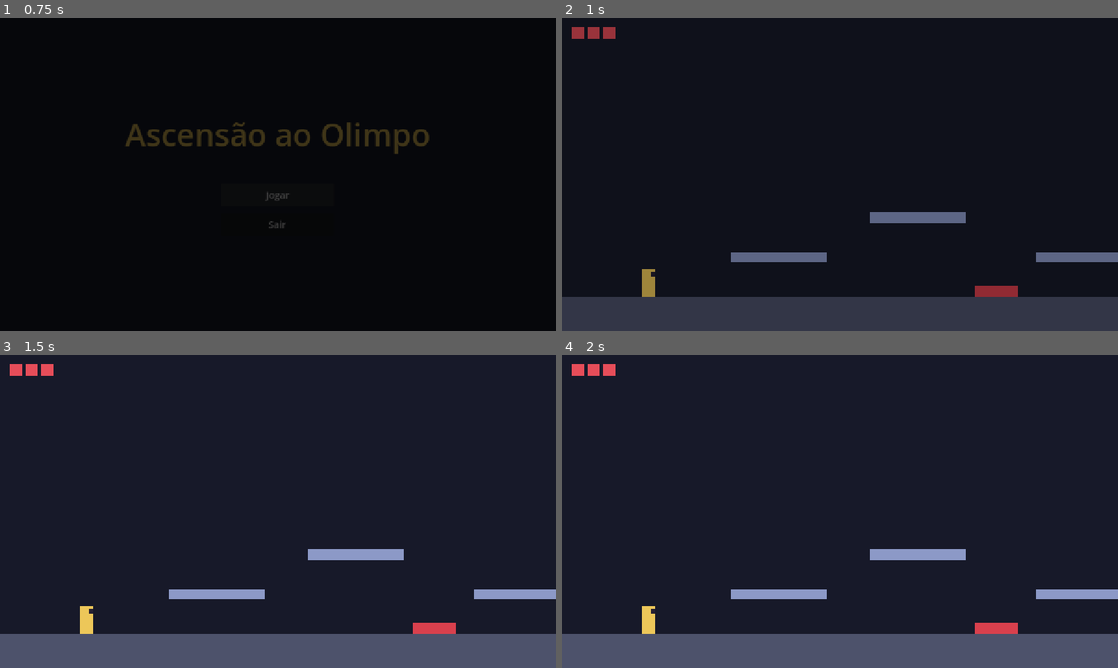
Above: before the commit, frames 1-4 (two rows, left to right).
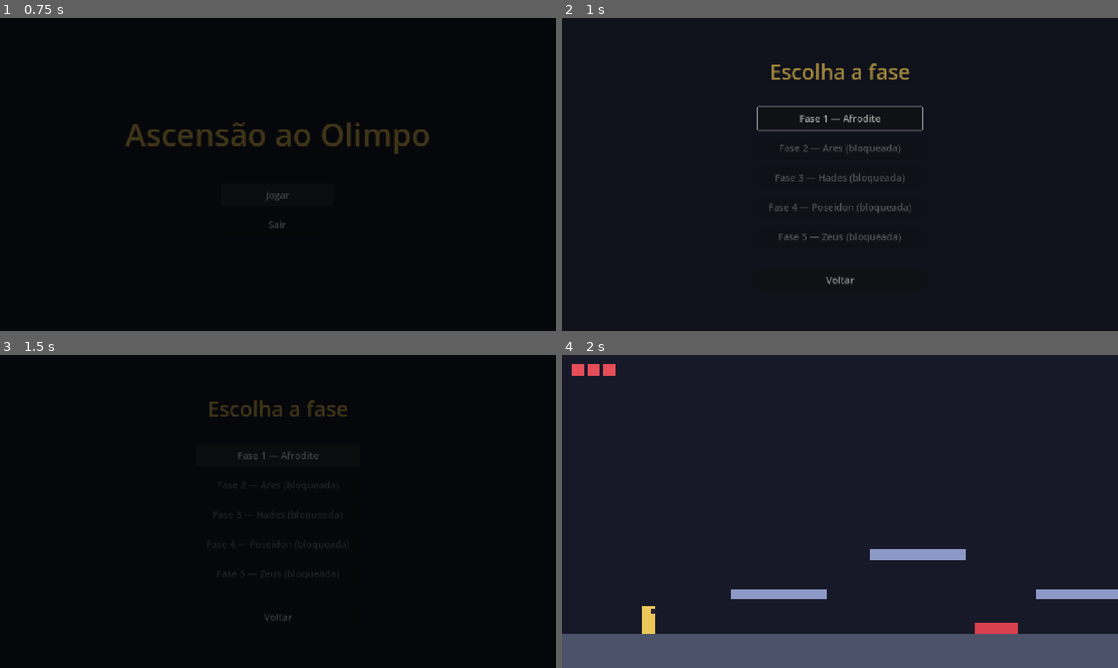
Above: after the commit, the same moments.

Repository: PedroBrassi/ascensao-ao-olimpo
Game: Godot game, scene res://cenas/ui/menu_principal.tscn
Two runs of this game, one before a commit and one after it. Both use one fixed random seed, a clock stepped at 60 frames per second and the inputs below.
Inputs (mouse positions are in pixels of both pictures, inside the frame that each line leads up to):
- Up to frame 1 (0.75 s): click "Jogar" at 0.5 s
- Up to frame 2 (1 s): no input
- Up to frame 3 (1.5 s): click (278, 455) at 1.25 s, where only the run after the commit has a clickable "Fase 1 — Afrodite"
- Up to frame 4 (2 s): no input

Frame 1 is identical in both runs. In frame 2, 15% of the frame differs, in the area x 0-100%, y 2-100%; in frame 3, 99%, in the area x 0-100%, y 0-100%; in frame 4, nothing differs.

Commit message:
Adiciona tela de seleção de fase

Diff:
--- /dev/null
+++ b/cenas/ui/selecao_de_fase.tscn
@@ -0,0 +1,83 @@
+[gd_scene format=3 uid="uid://ddlqcv3tjlffu"]
+
+[ext_resource type="Script" uid="uid://duomshhfvuflj" path="res://scripts/ui/selecao_de_fase.gd" id="1_oqew5"]
+
+[node name="SelecaoDeFase" type="Control" unique_id=1321967162]
+layout_mode = 3
+anchors_preset = 0
+anchor_right = 1.0
+anchor_bottom = 1.0
+script = ExtResource("1_oqew5")
+
+[node name="Fundo" type="ColorRect" parent="." unique_id=1288049980]
+layout_mode = 0
+anchor_right = 1.0
+anchor_bottom = 1.0
+color = Color(0.09, 0.1, 0.16, 1)
+
+[node name="Centro" type="CenterContainer" parent="." unique_id=1613101049]
+layout_mode = 0
+anchor_right = 1.0
+anchor_bottom = 1.0
+
+[node name="Caixa" type="VBoxContainer" parent="Centro" unique_id=2125129489]
+layout_mode = 2
+theme_override_constants/separation = 16
+alignment = 1
+
+[node name="Titulo" type="Label" parent="Centro/Caixa" unique_id=1424362196]
+layout_mode = 2
+theme_override_colors/font_color = Color(0.93, 0.78, 0.35, 1)
+theme_override_font_sizes/font_size = 48
+text = "Escolha a fase"
+horizontal_alignment = 1
+
+[node name="Espaco" type="Control" parent="Centro/Caixa" unique_id=1398714798]
+custom_minimum_size = Vector2(0, 16)
+layout_mode = 2
+
+[node name="Fase1" type="Button" parent="Centro/Caixa" unique_id=422548848]
+custom_minimum_size = Vector2(380, 52)
+layout_mode = 2
+size_flags_horizontal = 4
+theme_override_font_sizes/font_size = 22
+text = "Fase 1 — Afrodite"
+
+[node name="Fase2" type="Button" parent="Centro/Caixa" unique_id=485980336]
+custom_minimum_size = Vector2(380, 52)
+layout_mode = 2
+size_flags_horizontal = 4
+theme_override_font_sizes/font_size = 22
+text = "Fase 2 — Ares"
+
+[node name="Fase3" type="Button" parent="Centro/Caixa" unique_id=1614263146]
+custom_minimum_size = Vector2(380, 52)
+layout_mode = 2
+size_flags_horizontal = 4
+theme_override_font_sizes/font_size = 22
+text = "Fase 3 — Hades"
+
+[node name="Fase4" type="Button" parent="Centro/Caixa" unique_id=403712109]
+custom_minimum_size = Vector2(380, 52)
+layout_mode = 2
+size_flags_horizontal = 4
+theme_override_font_sizes/font_size = 22
+text = "Fase 4 — Poseidon"
+
+[node name="Fase5" type="Button" parent="Centro/Caixa" unique_id=1470048449]
+custom_minimum_size = Vector2(380, 52)
+layout_mode = 2
+size_flags_horizontal = 4
+theme_override_font_sizes/font_size = 22
+text = "Fase 5 — Zeus"
+
+[node name="Espaco2" type="Control" parent="Centro/Caixa" unique_id=1633356351]
+custom_minimum_size = Vector2(0, 16)
+layout_mode = 2
+
+[node name="Voltar" type="Button" parent="Centro/Caixa" unique_id=698702897]
+custom_minimum_size = Vector2(380, 52)
+layout_mode = 2
+size_flags_horizontal = 4
+theme_override_font_sizes/font_size = 22
+text = "Voltar"
--- a/scripts/ui/menu_principal.gd
+++ b/scripts/ui/menu_principal.gd
@@ -2,8 +2,8 @@
 extends Control
 ## Tela inicial do jogo, com os botões Jogar e Sair.
 
-## Cena carregada ao apertar Jogar.
-@export_file("*.tscn") var primeira_cena := "res://cenas/fases/teste/area_teste.tscn"
+## Cena aberta ao apertar Jogar: a tela de seleção de fase.
+@export_file("*.tscn") var cena_ao_jogar := "res://cenas/ui/selecao_de_fase.tscn"
 
 @onready var _jogar: Button = $Centro/Caixa/Jogar
 @onready var _sair: Button = $Centro/Caixa/Sair
@@ -16,7 +16,7 @@
 
 
 func _ao_jogar() -> void:
-	Transicao.trocar_cena(primeira_cena)
+	Transicao.trocar_cena(cena_ao_jogar)
 
 
 func _ao_sair() -> void:
--- /dev/null
+++ b/scripts/ui/selecao_de_fase.gd
@@ -0,0 +1,63 @@
+class_name SelecaoDeFase
+extends Control
+## Tela de seleção de fase. Tem um botão por fase, e só dá para entrar nas
+## fases já liberadas (quem sabe disso é o autoload Progresso).
+##
+## Os nomes das fases são o texto dos botões Fase1 a Fase5 na cena. Este
+## script só acrescenta o aviso de bloqueada ou em construção.
+
+## Primeira cena de cada fase, na ordem das fases. Deixe vazio enquanto a
+## fase não existir: o botão dela fica apagado, com o aviso "em construção".
+@export_file("*.tscn") var cenas_das_fases: Array[String] = [
+	"res://cenas/fases/teste/area_teste.tscn",  # provisório: as áreas de teste fazem o papel da fase 1
+	"",
+	"",
+	"",
+	"",
+]
+## Cena aberta pelo botão Voltar.
+@export_file("*.tscn") var cena_do_menu := "res://cenas/ui/menu_principal.tscn"
+
+@onready var _voltar: Button = $Centro/Caixa/Voltar
+
+
+func _ready() -> void:
+	var primeiro_disponivel: Button = null
+	for fase in range(1, Progresso.TOTAL_DE_FASES + 1):
+		var botao: Button = get_node("Centro/Caixa/Fase%d" % fase)
+		var cena := _cena_da_fase(fase)
+		if not Progresso.fase_esta_liberada(fase):
+			_apagar(botao, "bloqueada")
+		elif cena.is_empty():
+			_apagar(botao, "em construção")
+		else:
+			botao.pressed.connect(_ao_escolher.bind(cena))
+			if primeiro_disponivel == null:
+				primeiro_disponivel = botao
+
+	_voltar.pressed.connect(_ao_voltar)
+	# Deixa navegar com as setas e confirmar com Enter.
+	if primeiro_disponivel != null:
+		primeiro_disponivel.grab_focus()
+	else:
+		_voltar.grab_focus()
+
+
+func _cena_da_fase(fase: int) -> String:
+	if fase > cenas_das_fases.size():
+		return ""
+	return cenas_das_fases[fase - 1]
+
+
+func _apagar(botao: Button, aviso: String) -> void:
+	botao.text += " (%s)" % aviso
+	botao.disabled = true
+	botao.focus_mode = Control.FOCUS_NONE  # as setas pulam os botões apagados
+
+
+func _ao_escolher(cena: String) -> void:
+	Transicao.trocar_cena(cena)
+
+
+func _ao_voltar() -> void:
+	Transicao.trocar_cena(cena_do_menu)
Not shown, added: scripts/ui/selecao_de_fase.gd.uid
